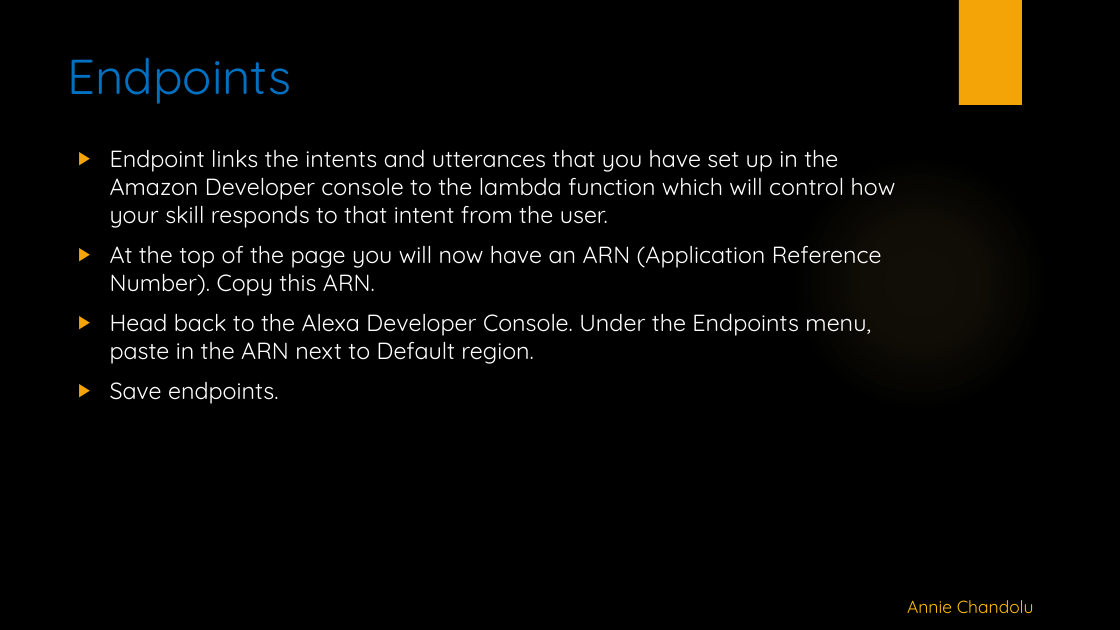
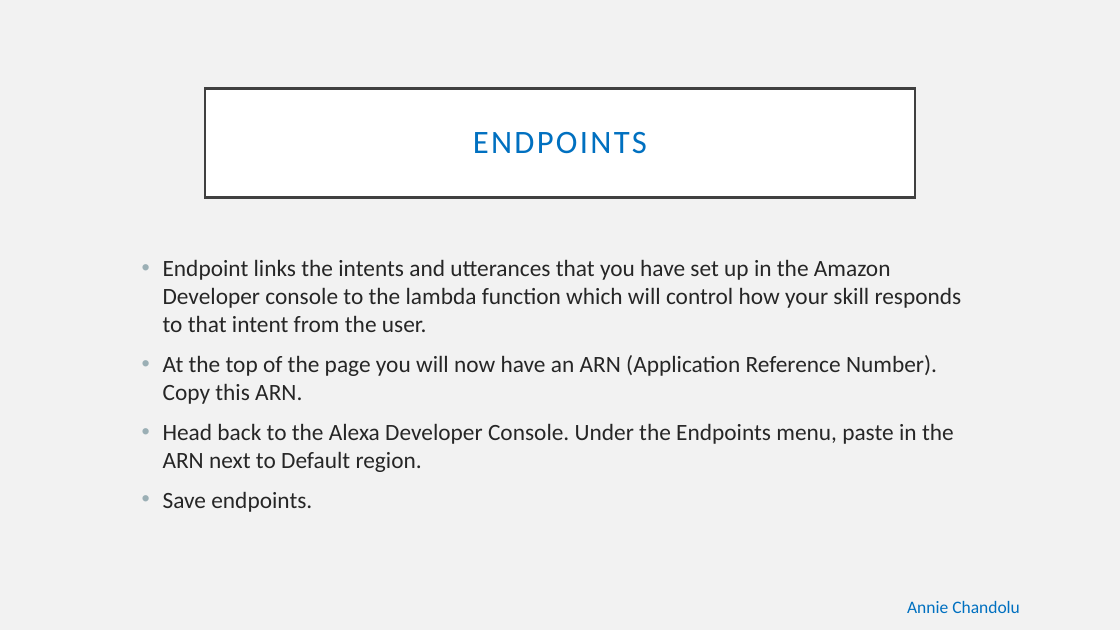
Before and after one commit to alekhyajaddu/alexa-project, a slide deck: slide 13 of Alexa ppt.pptx. Drawn at 1120x630 pixels with LibreOffice and Linux fonts; fonts in the diff are those of the drawing; background and template pictures are left out. Boxes give left, top, right and bottom in pixels: in the first picture for what was removed or moved away, otherwise in the second. Text is boxed around its words. In the diff, an @@ line names an element or a change of style, - is before the commit and + after.

```diff
--- a/Alexa ppt.pptx
+++ b/Alexa ppt.pptx
@@ background picture (left out) to #F2F2F2 @@
@@ rectangle removed at (959,0,1022,105) @@
@@ title "ENDPOINTS": place and size @@
-title "ENDPOINTS" at (68,58,292,104)
+title "ENDPOINTS" at (205,88,915,197)
@@ title "ENDPOINTS" at (205,88,915,197): vertical alignment top to middle; fill none to #FFFFFF; outline none to #404040 2.5 pt @@
@@ title at (473,131,647,154): text changed; size 42 to 28 pt; font Quicksand to Calibri @@
-Endpoints
+ENDPOINTS
@@ ellipse removed at (791,154,1049,413) @@
@@ text "Endpoint links the intents and ...": place and size @@
-text "Endpoint links the intents and ..." at (110,149,896,404)
+text "Endpoint links the intents and ..." at (163,259,962,512)
@@ text "Endpoint links the intents and ..." at (163,259,962,512): font Quicksand to Calibri, text colour #FFFFFF to #262626; bullet ▶ to •; bullet colour #F5A408 to #9BAFB5 @@
@@ text "Annie Chandolu" at (907,601,1020,613): font Quicksand to Calibri, text colour #FFC000 to #0070C0 @@
```
Also in this commit, not shown: 18 other slides changed.
